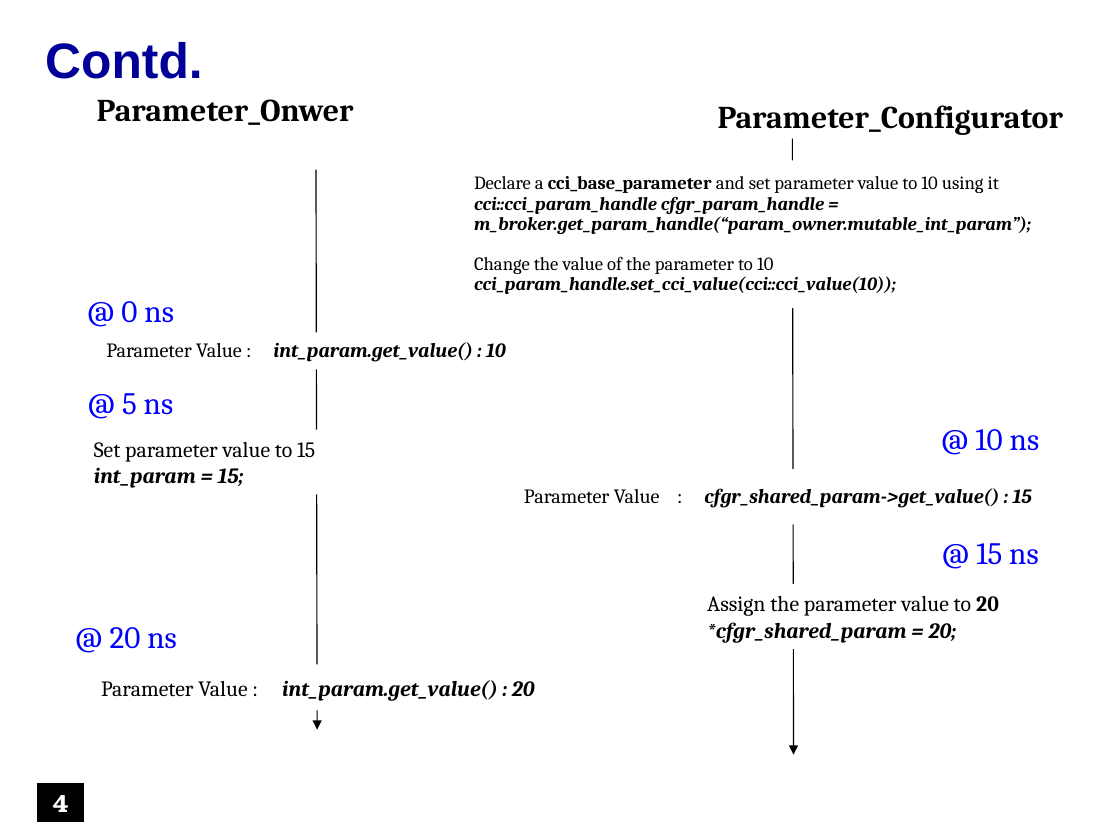
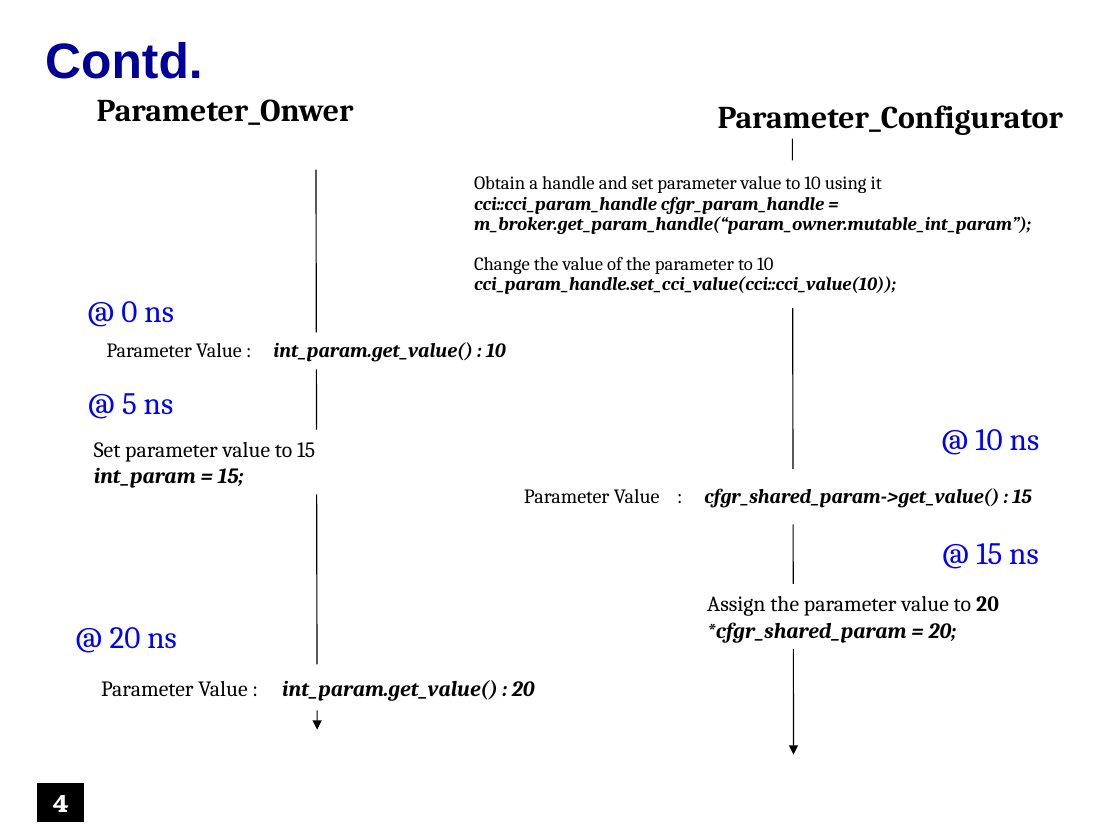
Before and after one commit to accellera-official/cci, a slide deck: slide 4 of examples/ex10_Shared_Parameters/docs/ex10_Shared_Parameters.ppt. Drawn at 1120x840 pixels with LibreOffice and Linux fonts; fonts in the diff are those of the drawing; background and template pictures are left out. Boxes give left, top, right and bottom in pixels: in the first picture for what was removed or moved away, otherwise in the second. Text is boxed around its words. In the diff, an @@ line names an element or a change of style, - is before the commit and + after.

```diff
--- a/examples/ex10_Shared_Parameters/docs/ex10_Shared_Parameters.ppt
+++ b/examples/ex10_Shared_Parameters/docs/ex10_Shared_Parameters.ppt
@@ text at box(474, 176, 882, 193): text changed @@
-Declare a cci_base_parameter and set parameter value to 10 using it
+Obtain a handle and set parameter value to 10 using it
```
Also in this commit, not shown: 2 other slides changed, 11 other files.
